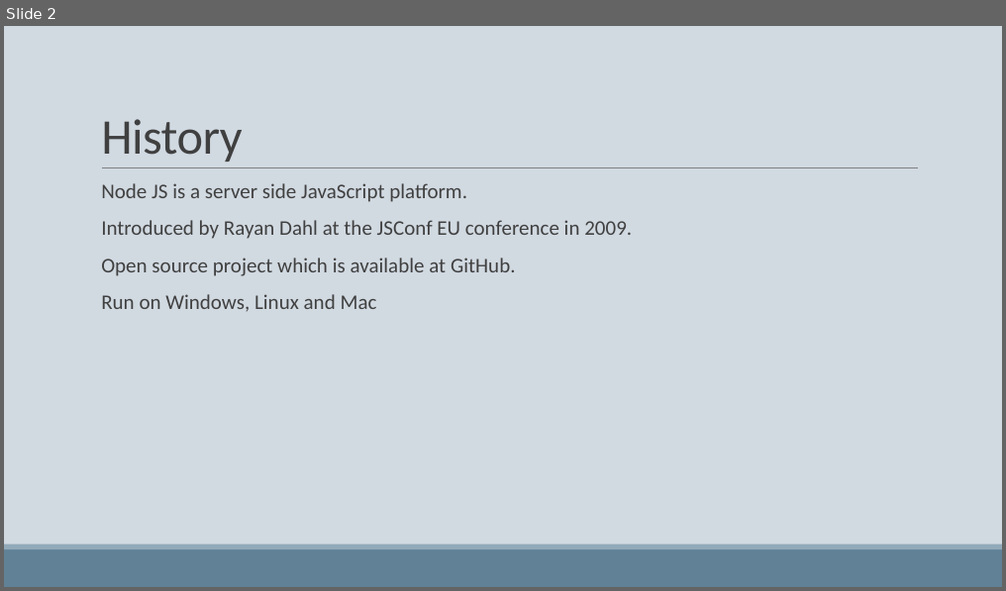
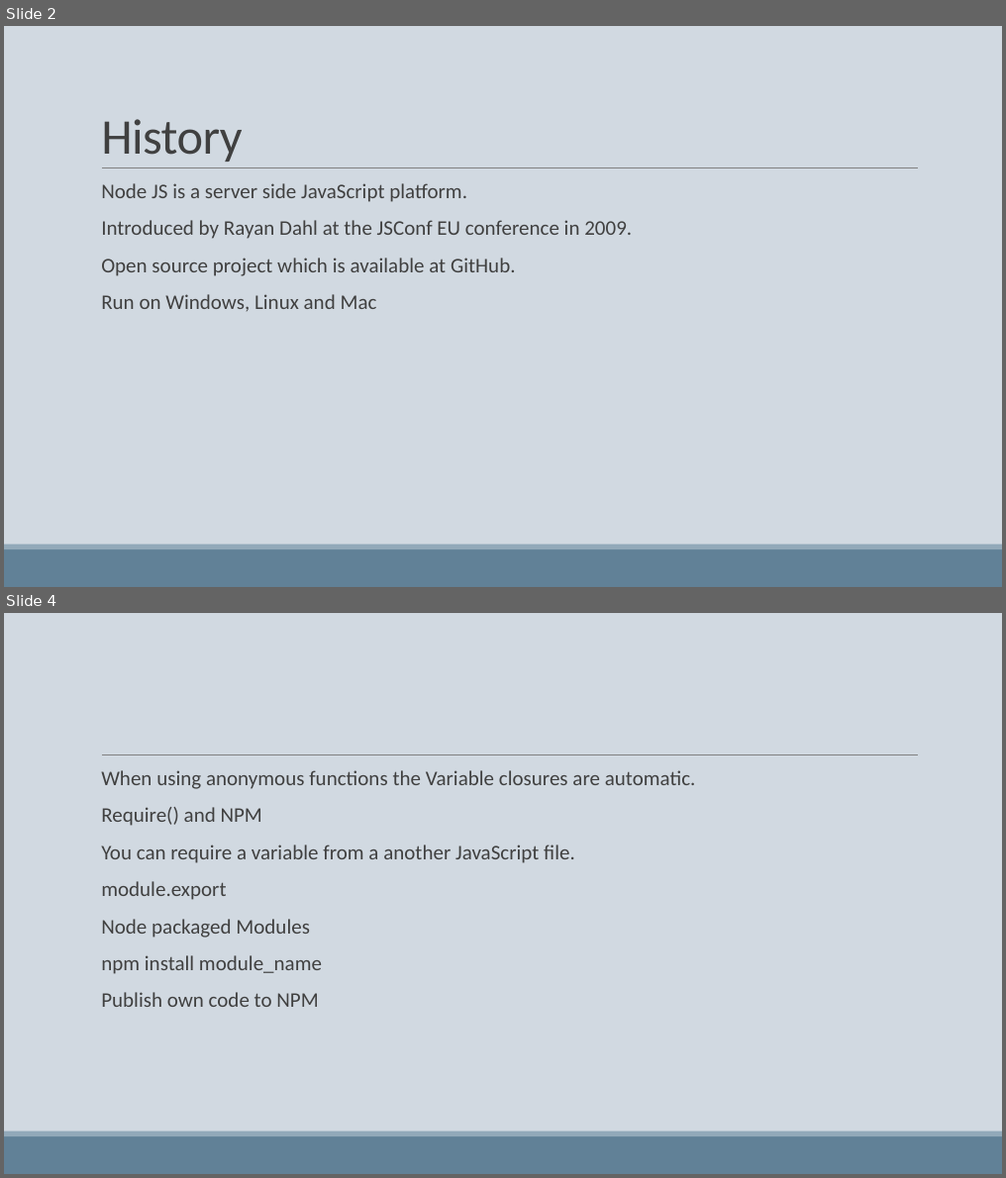
Before and after one commit to down--2--earth/Pluralsight, a slide deck: PPT/Node-JS.pptx. Shown one above the other, each under a label of ours: slide 2 before the commit, slides 2 and 4 after it; the slides between them are not shown. The pictures are 1006x591 and 1006x1178 pixels, drawn with LibreOffice and Linux fonts; fonts in the diff are those of the drawing. Boxes give left, top, right and bottom in pixels: in the first picture for what was removed or moved away, otherwise in the second. Text is boxed around its words. In the diff, an @@ line names an element or a change of style, - is before the commit and + after.

```diff
--- a/PPT/Node-JS.pptx
+++ b/PPT/Node-JS.pptx
@@ slide 4 added at [4, 613, 1002, 1174], background #D1D9E1; not listed: 3 template elements that a slide beside it also shows @@
@@ text added at [101, 770, 696, 1007], 20 pt, text #404040 @@
+  When using anonymous functions the Variable closures are automatic.
+  Require() and NPM
+  You can require a variable from a another JavaScript file.
+  module.export
+  Node packaged Modules
+  npm install module_name
+  Publish own code to NPM
```
Also in this commit, not shown: 1 slide changed, 1 other slide added.
